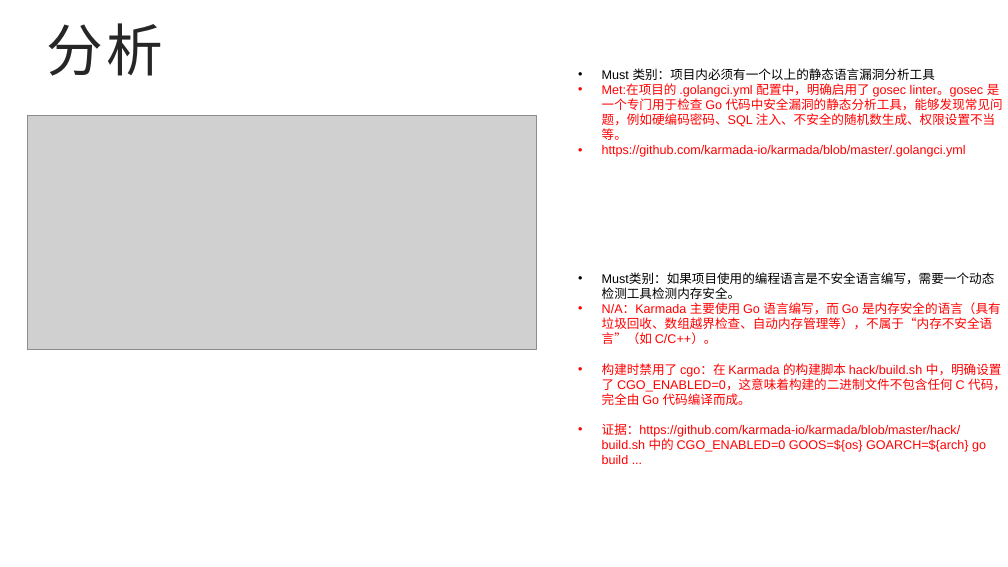
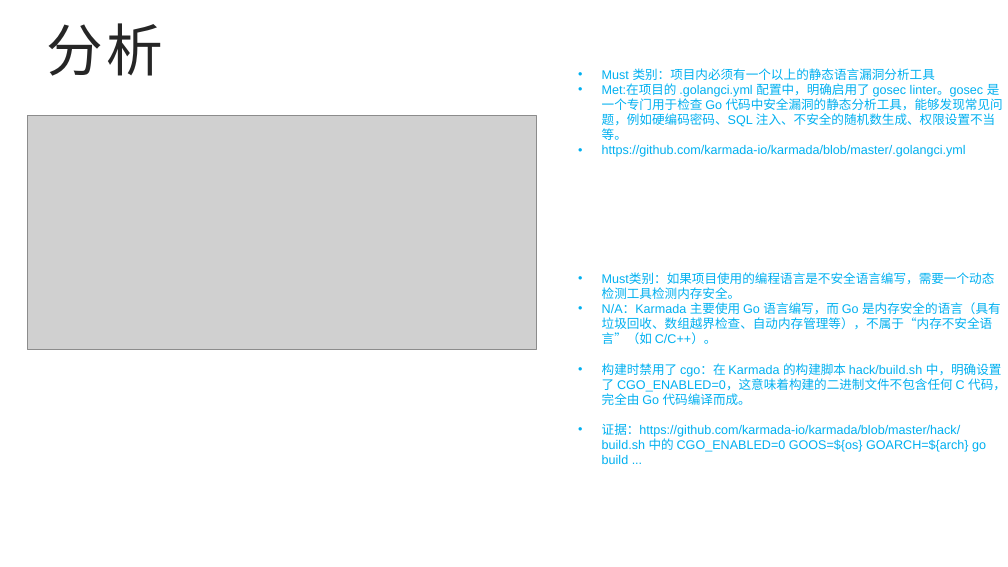
Before and after one commit to FengyuanYin/openssl_best_practice_verification, a slide deck: slide 13 of Karmada OpenSSF Best Practices Silver.pptx. Drawn at 1008x567 pixels with LibreOffice and Linux fonts; fonts in the diff are those of the drawing; grey boxes stand for pictures. Boxes give left, top, right and bottom in pixels: in the first picture for what was removed or moved away, otherwise in the second. Text is boxed around its words. In the diff, an @@ line names an element or a change of style, - is before the commit and + after.

```diff
--- a/Karmada OpenSSF Best Practices Silver.pptx
+++ b/Karmada OpenSSF Best Practices Silver.pptx
@@ text "Must 类别：项目内必须有一个以上的静态语言漏洞分析工具" at <box>602,68,1003,157</box>: text colour #000000 to #00B0F0 in "Must 类别：项目内必须有一个以上的静态语言漏洞分析工具"; text colour #FF0000 to #00B0F0 in "Met:在项目的 .golangci.yml 配置中，明确启用了 gosec linter。gosec 是一个专门用于检 ...", "https://github.com/karmada-io/karmada/blob/master/.golangci. ..." @@
@@ text "Must类别：如果项目使用的编程语言是不安全语言编写，需要一个动态检测工具检测内存安全。" at <box>602,273,1006,464</box>: text colour #000000 to #00B0F0 in "Must类别：如果项目使用的编程语言是不安全语言编写，需要一个动态检测工具检测内存安全。"; text colour #FF0000 to #00B0F0 in "N/A：Karmada 主要使用 Go 语言编写，而 Go 是内存安全的语言（具有垃圾回收、数组越界检查、自动内存管理等 ...", "构建时禁用了 cgo：在 Karmada 的构建脚本 hack/build.sh 中，明确设置了 CGO_ENABLED ...", "证据：https://github.com/karmada-io/karmada/blob/master/hack/bu ..." @@
```
Also in this commit, not shown: 9 other slides changed.
